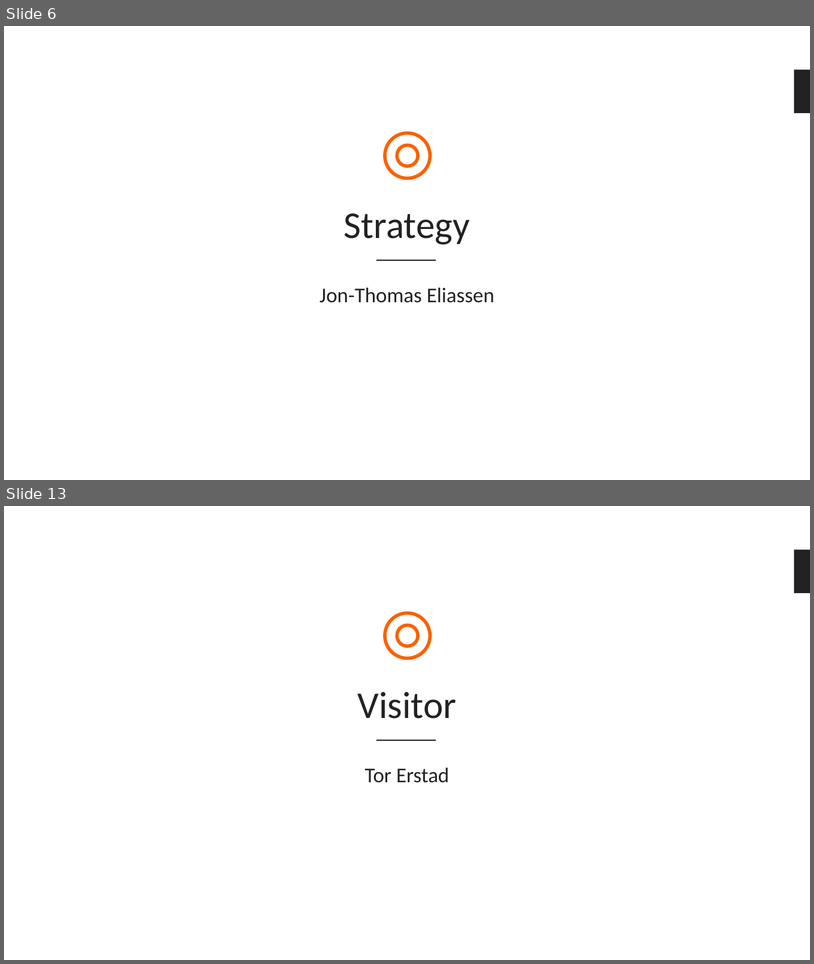
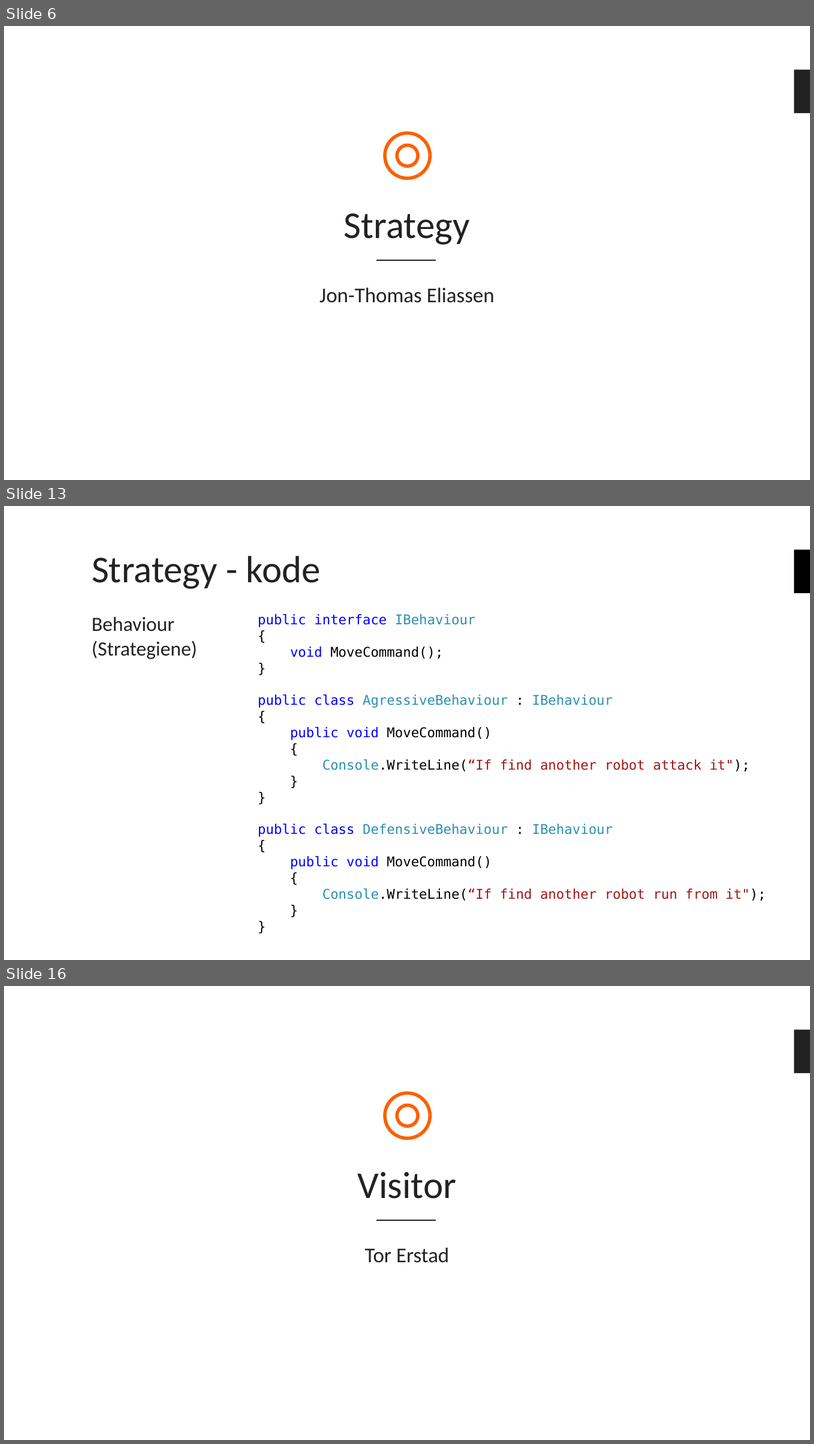
Before and after one commit to bouvet/VisitorAndStrategyPattern, a slide deck: Presentasjon.pptx. Shown one above the other, each under a label of ours: slides 6 and 13 before the commit, slides 6, 13 and 16 after it; the slides between them are not shown. The pictures are 814x964 and 814x1444 pixels, drawn with LibreOffice and Linux fonts; fonts in the diff are those of the drawing; background and template pictures are left out. Boxes give left, top, right and bottom in pixels: in the first picture for what was removed or moved away, otherwise in the second. Text is boxed around its words. In the diff, an @@ line names an element or a change of style, - is before the commit and + after.

Commit message:
Har lagt inn Strategy i presentasjon

```diff
--- a/Presentasjon.pptx
+++ b/Presentasjon.pptx
@@ slide 13 added at (4,506,810,960), background #FFFFFF @@
@@ title added at (92,556,321,589), 45 pt, text #222222 @@
+Strategy - kode
@@ rectangle added at (795,550,810,593), fill #000000 @@
@@ text added at (92,616,197,659), 24 pt, text #222222 @@
+Behaviour
+(Strategiene)
@@ text added at (258,614,766,900), 16 pt, text #2B91AF @@
+public interface IBehaviour
+{
+void MoveCommand();
+}
+public class AgressiveBehaviour : IBehaviour
+{
+public void MoveCommand()
+{
+Console.WriteLine(“If find another robot attack it");
+}
+}
+public class DefensiveBehaviour : IBehaviour
+{
+public void MoveCommand()
+{
+Console.WriteLine(“If find another robot run from it");
+}
+}
@@ what was slide 13 is now slide 16 @@
```
Also in this commit, not shown: 5 slides changed, 3 other slides added, 1 slide removed.
